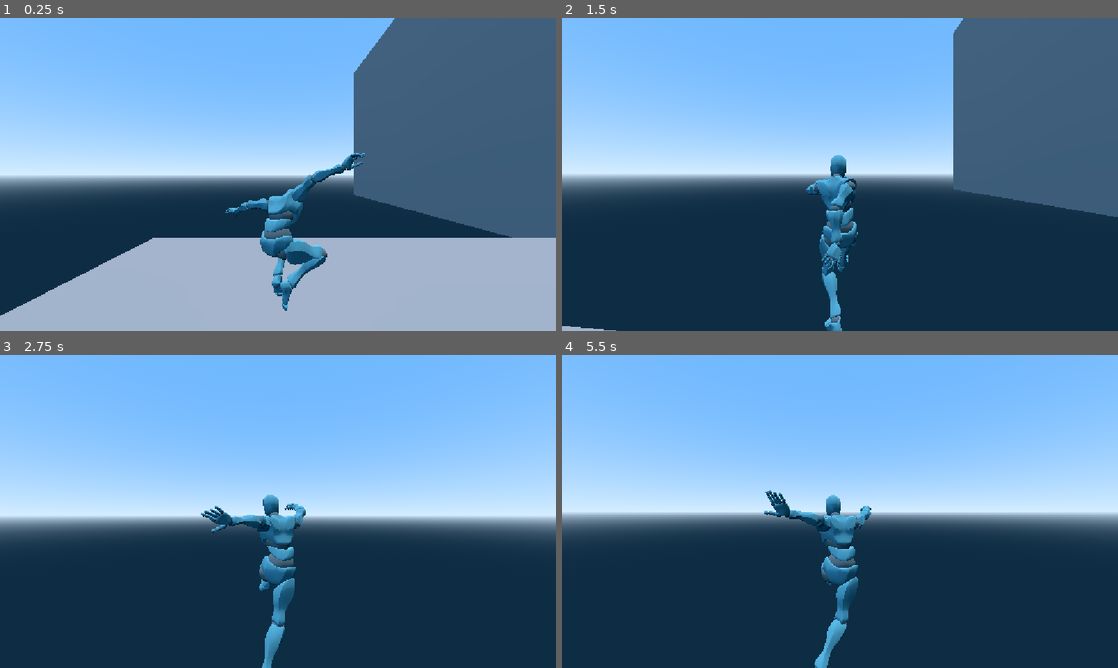
Above: before the commit, frames 1-4 (two rows, left to right).
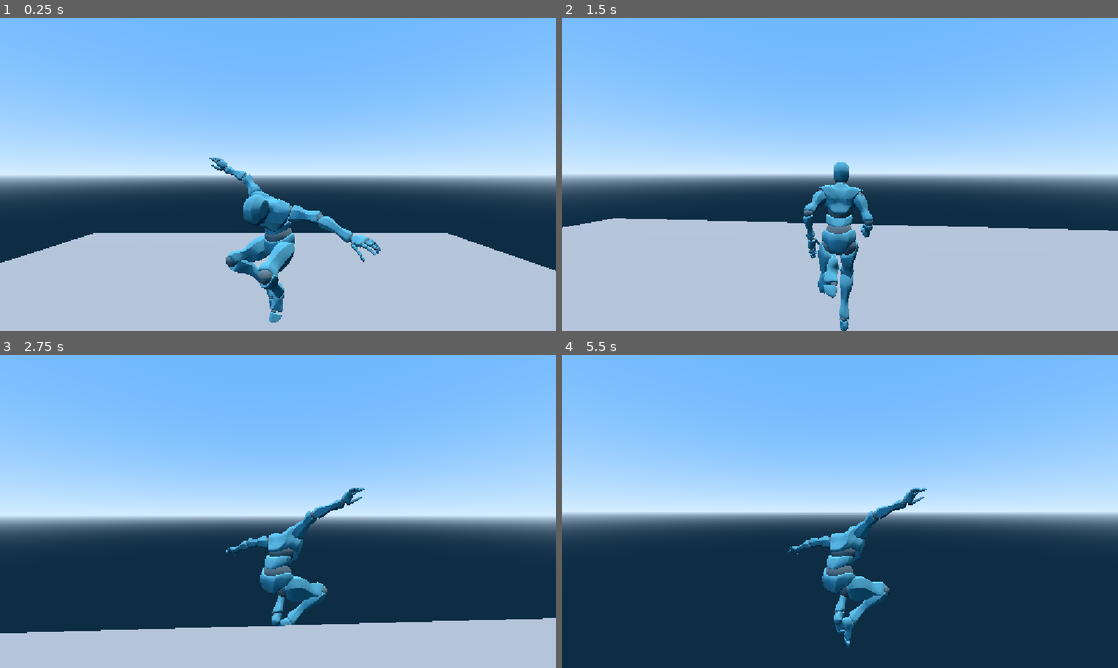
Above: after the commit, the same moments.

Repository: Calipur-Neeson/Tico_Project
Game: Godot game, scene res://Scenes/RoomDesign/RoomBlockout.tscn
Same seed, same stepped clock (60 frames per second), same inputs: the game is played once before the commit and once after it. This scene is started directly instead of the project's main scene.
Inputs (mouse positions are in pixels of both pictures, inside the frame that each line leads up to):
- Up to frame 1 (0.25 s): no input
- Up to frame 2 (1.5 s): tap Enter at 0.5 s; move the mouse to (867, 174) at 0.52 s; hold Right mouse button (Aim) 0.53-1.28 s; hold W (Move_Forward) from 0.53 s (still down); click (867, 174) at 0.67 s; tap Space (Jump) at 0.77 s; move the mouse to (812, 174) at 1.27 s; tap Ctrl (Crouch) at 1.35 s
- Up to frame 3 (2.75 s): keep holding W (Move_Forward); tap Space (Jump) at 1.52 s; move the mouse to (289, 505) at 2.02 s; tap E (Interact) at 2.1 s
- Up to frame 4 (5.5 s): keep holding W (Move_Forward); move the mouse to (834, 517) at 2.77 s; click (834, 517) at 2.85 s; tap Space (Jump) at 3.02, 3.77, 4.52 s; move the mouse to (878, 514) at 3.52 s; hold Right mouse button (Aim) 3.53-4.28 s; move the mouse to (795, 508) at 4.27 s; tap Ctrl (Crouch) at 4.35 s; move the mouse to (845, 511) at 5.02 s; tap E (Interact) at 5.1 s; click (845, 511) at 5.17 s

The runs differ from the first frame. In frame 1, 31% of the frame differs, in the area x 0-100%, y 0-98%; in frame 2, 52%, in the area x 0-100%, y 0-100%; in frame 3, 17%; in frame 4, 3.6%.

Commit message:
Update RoomBlockout.tscn

Diff:
--- a/Scenes/RoomDesign/RoomBlockout.tscn
+++ b/Scenes/RoomDesign/RoomBlockout.tscn
@@ -19,90 +19,145 @@
 [node name="RoomBlockout" type="Node3D" unique_id=8699618]
 
 [node name="CharacterBody3D" parent="." unique_id=1445218770 instance=ExtResource("1_57ebb")]
-transform = Transform3D(1, 0, 0, 0, 1, 0, 0, 0, 1, -44.994263, -5.428501, -0.15684891)
+transform = Transform3D(-0.99999994, 0, -8.742277e-08, 0, 1, 0, 8.742277e-08, 0, -0.99999994, 0.42491913, 2.5416737, -39.708405)
 
-[node name="Basic blockout" type="Node" parent="." unique_id=1304243684]
+[node name="BasicBlockout" type="Node3D" parent="." unique_id=838870089]
 
-[node name="Walls" type="Node" parent="Basic blockout" unique_id=213795963]
+[node name="Walls" type="Node3D" parent="BasicBlockout" unique_id=667012150]
 
-[node name="Wallx-" type="CSGBox3D" parent="Basic blockout/Walls" unique_id=550521616]
+[node name="Wallx-" type="CSGBox3D" parent="BasicBlockout/Walls" unique_id=550521616]
 physics_interpolation_mode = 1
-transform = Transform3D(1, 0, 0, 0, 1, 0, 0, 0, 1, -34.5, 3.769226, 0)
+transform = Transform3D(1, 0, 0, 0, 1, 0, 0, 0, 1, -34.5, 7.9746094, 5.059143)
 use_collision = true
-size = Vector3(1, 8.5, 50)
+size = Vector3(1, 16, 60)
 
-[node name="Wallx-2" type="CSGBox3D" parent="Basic blockout/Walls" unique_id=299244331]
+[node name="Wallx-2" type="CSGBox3D" parent="BasicBlockout/Walls" unique_id=299244331]
 physics_interpolation_mode = 1
-transform = Transform3D(1, 0, 0, 0, 1, 0, 0, 0, 1, -34.5, 0, -14.348328)
+transform = Transform3D(-4.371139e-08, 0, 1, 0, 1, 0, -1, 0, -4.371139e-08, 20, 4, -24.5)
 use_collision = true
-size = Vector3(1, 16, 21.303345)
+size = Vector3(1, 8, 30)
 
-[node name="Wallx-3" type="CSGBox3D" parent="Basic blockout/Walls" unique_id=104752608]
+[node name="Wallx-3" type="CSGBox3D" parent="BasicBlockout/Walls" unique_id=104752608]
 physics_interpolation_mode = 1
-transform = Transform3D(1, 0, 0, 0, 1, 0, 0, 0, 1, -34.5, 0, 14.2751045)
+transform = Transform3D(-4.371139e-08, 0, 1, 0, 1, 0, -1, 0, -4.371139e-08, -20, 4, -24.5)
 use_collision = true
-size = Vector3(1, 16, 21.38208)
+size = Vector3(1, 8, 30)
 
-[node name="Floor" type="CSGBox3D" parent="Basic blockout/Walls" unique_id=524866149]
+[node name="EntranceFloor" type="CSGBox3D" parent="BasicBlockout/Walls" unique_id=1000805947]
 physics_interpolation_mode = 1
-transform = Transform3D(1, 0, 0, 0, 1, 0, 0, 0, 1, 0, -7.5, 0)
+transform = Transform3D(-4.371139e-08, 0, 1, 0, 1, 0, -1, 0, -4.371139e-08, 0.09747293, -0.5, -35.9682)
 use_collision = true
-size = Vector3(70, 1, 50)
+size = Vector3(22, 1, 16)
 
-[node name="EntranceFloor" type="CSGBox3D" parent="Basic blockout/Walls" unique_id=1000805947]
+[node name="Wallx+" type="CSGBox3D" parent="BasicBlockout/Walls" unique_id=356679936]
 physics_interpolation_mode = 1
-transform = Transform3D(0.18967682, 0, 0, 0, 1, 0, 0, 0, 0.14403422, -41.66766, -7.5, 0)
+transform = Transform3D(1, 0, 0, 0, 1, 0, 0, 0, 1, 34.5, 8, 5)
 use_collision = true
-size = Vector3(70, 1, 50)
+size = Vector3(1, 16, 60)
 
-[node name="Wallx+" type="CSGBox3D" parent="Basic blockout/Walls" unique_id=356679936]
+[node name="Wallz-" type="CSGBox3D" parent="BasicBlockout/Walls" unique_id=805275964]
 physics_interpolation_mode = 1
-transform = Transform3D(1, 0, 0, 0, 1, 0, 0, 0, 1, 34.5, 0, 0)
+transform = Transform3D(1, 0, 0, 0, 1, 0, 0, 0, 1, 0, 12, -24.5)
 use_collision = true
-size = Vector3(1, 16, 50)
+size = Vector3(70, 8, 1)
 
-[node name="Wallz-" type="CSGBox3D" parent="Basic blockout/Walls" unique_id=805275964]
+[node name="Wallz+" type="CSGBox3D" parent="BasicBlockout/Walls" unique_id=767060474]
 physics_interpolation_mode = 1
-transform = Transform3D(1, 0, 0, 0, 1, 0, 0, 0, 1, 0, 0, -24.5)
+transform = Transform3D(1, 0, 0, 0, 1, 0, 0, 0, 1, 0, 8, 34.5)
 use_collision = true
 size = Vector3(70, 16, 1)
 
-[node name="Wallz+" type="CSGBox3D" parent="Basic blockout/Walls" unique_id=767060474]
+[node name="Gate" type="Node3D" parent="BasicBlockout/Walls" unique_id=496095221]
+transform = Transform3D(-4.371139e-08, 0, 1, 0, 1, 0, -1, 0, -4.371139e-08, 0, 0, -27.039528)
+
+[node name="CSGBox3D" type="CSGBox3D" parent="BasicBlockout/Walls/Gate" unique_id=1088308318]
+transform = Transform3D(0.458703, 0, -0.8885896, 0, 1, 0, 0.8885896, 0, 0.458703, 0.75087357, 4, -6.2038565)
+use_collision = true
+size = Vector3(0.443, 8, 6)
+
+[node name="CSGBox3D2" type="CSGBox3D" parent="BasicBlockout/Walls/Gate" unique_id=2080061161]
+transform = Transform3D(0.3709729, 0, 0.9286437, 0, 1, 0, -0.9286437, 0, 0.3709729, 0.8937473, 4, 5.8442755)
+use_collision = true
+size = Vector3(0.443, 8, 6)
+
+[node name="FirstFloor" type="Node3D" parent="BasicBlockout" unique_id=69473793]
+
+[node name="FFFloor" type="CSGBox3D" parent="BasicBlockout/FirstFloor" unique_id=524866149]
 physics_interpolation_mode = 1
-transform = Transform3D(1, 0, 0, 0, 1, 0, 0, 0, 1, 0, 0, 24.5)
+transform = Transform3D(1, 0, 0, 0, 1, 0, 0, 0, 1, 0, -0.5, 5)
 use_collision = true
-size = Vector3(70, 16, 1)
+size = Vector3(70, 1, 60)
 
-[node name="Gate" type="Node" parent="Basic blockout/Walls" unique_id=1017579909]
+[node name="FFWall2" type="CSGBox3D" parent="BasicBlockout/FirstFloor" unique_id=1522923860]
+transform = Transform3D(0.91151935, 0, 0.41125715, 0, 1, 0, -0.41125715, 0, 0.91151935, 18.790745, 0.92871284, -16.826132)
+use_collision = true
+size = Vector3(1, 1.8574219, 17.132813)
 
-[node name="CSGBox3D" type="CSGBox3D" parent="Basic blockout/Walls/Gate" unique_id=1088308318]
-transform = Transform3D(0.45870304, 0, -0.8885896, 0, 6.604994, 0, 0.8885896, 0, 0.45870304, -36.716675, -3.8038468, -2.4205477)
-size = Vector3(0.44335938, 1, 4.4871826)
+[node name="FFWall" type="CSGBox3D" parent="BasicBlockout/FirstFloor" unique_id=258635744]
+transform = Transform3D(1, 0, 0, 0, 1, 0, 0, 0, 1, -10, 3, -10)
+use_collision = true
+size = Vector3(1, 6, 30)
 
-[node name="CSGBox3D2" type="CSGBox3D" parent="Basic blockout/Walls/Gate" unique_id=2080061161]
-transform = Transform3D(0.37097284, 0, 0.9286436, 0, 6.6049924, 0, -0.9286436, 0, 0.37097284, -36.570694, -3.8038468, 2.6497214)
-size = Vector3(0.44335938, 1, 4.218994)
+[node name="FFWall3" type="CSGBox3D" parent="BasicBlockout/FirstFloor" unique_id=164497235]
+transform = Transform3D(-4.3711385e-08, 0, 0.99999994, 0, 1, 0, -0.99999994, 0, -4.3711385e-08, -20, 3, 18)
+use_collision = true
+size = Vector3(1, 6, 30)
 
-[node name="FirstFloor" type="Node" parent="Basic blockout" unique_id=701574521]
+[node name="FFWall4" type="CSGBox3D" parent="BasicBlockout/FirstFloor" unique_id=450401541]
+transform = Transform3D(0.6235945, 0, 0.7817477, 0, 1, 0, -0.7817477, 0, 0.6235945, -29.26191, 3, -13.286886)
+use_collision = true
+size = Vector3(1, 6, 13.649414)
 
-[node name="CSGBox3D" type="CSGBox3D" parent="Basic blockout/FirstFloor" unique_id=258635744]
-transform = Transform3D(1, 0, 0, 0, 1, 0, 0, 0, 1, -27.57471, -6.4284534, -15.627431)
+[node name="FFBlock" type="CSGBox3D" parent="BasicBlockout/FirstFloor" unique_id=206464120]
+transform = Transform3D(1, 0, 0, 0, 1, 0, 0, 0, 1, 31.003445, 4.6753244, 6.834127)
 use_collision = true
+size = Vector3(2, 9.554871, 2)
 
-[node name="SecondFloor" type="Node" parent="Basic blockout" unique_id=1954974636]
+[node name="FFBlock2" type="CSGBox3D" parent="BasicBlockout/FirstFloor" unique_id=1581109019]
+transform = Transform3D(1, 0, 0, 0, 1, 0, 0, 0, 1, 32.487915, 2.935626, 0.050298452)
+use_collision = true
+size = Vector3(2, 7.727043, 2)
 
-[node name="CSGBox3D" type="CSGBox3D" parent="Basic blockout/SecondFloor" unique_id=1959064075]
-transform = Transform3D(1, 0, 0, 0, 1, 0, 0, 0, 1, 0.119, -2, 12.869)
-size = Vector3(67.697, 0.4, 21.979736)
+[node name="CSGBox3D" type="CSGBox3D" parent="BasicBlockout/FirstFloor" unique_id=1218875080]
+transform = Transform3D(1, 0, 0, 0, 1, 0, 0, 0, 1, 34, 7.625868, 4.0837617)
+use_collision = true
+size = Vector3(1, 0.2, 3.7597382)
 
-[node name="ThirdFloor" type="Node" parent="Basic blockout" unique_id=1215191422]
+[node name="FFBlock3" type="CSGBox3D" parent="BasicBlockout/FirstFloor" unique_id=228100197]
+transform = Transform3D(1, 0, 0, 0, 1, 0, 0, 0, 1, 29.044245, 2.1721745, 2.8227081)
+use_collision = true
+size = Vector3(2, 6.249325, 2)
 
-[node name="CSGBox3D" type="CSGBox3D" parent="Basic blockout/ThirdFloor" unique_id=500871963]
-transform = Transform3D(1, 0, 0, 0, 1, 0, 0, 0, 1, 0.119, 2, -11.926)
-size = Vector3(67.697, 0.4, 21.979736)
+[node name="FFBlock4" type="CSGBox3D" parent="BasicBlockout/FirstFloor" unique_id=1802780611]
+transform = Transform3D(1, 0, 0, 0, 1, 0, 0, 0, 1, 32.677483, 1.2930098, 3.1310377)
+use_collision = true
+size = Vector3(2, 4.4909954, 2)
+
+[node name="FFBlock5" type="CSGBox3D" parent="BasicBlockout/FirstFloor" unique_id=1552912684]
+transform = Transform3D(1, 0, 0, 0, 1, 0, 0, 0, 1, 33.275738, 1.135236, 5.9682794)
+use_collision = true
+size = Vector3(2, 3.16468, 2)
+
+[node name="FFBlock6" type="CSGBox3D" parent="BasicBlockout/FirstFloor" unique_id=1642889577]
+transform = Transform3D(1, 0, 0, 0, 1, 0, 0, 0, 1, 33.275738, 0.63563097, 8.722264)
+use_collision = true
+size = Vector3(2, 2.16547, 2)
+
+[node name="SecondFloor" type="Node3D" parent="BasicBlockout" unique_id=1489948982]
+
+[node name="CSGBox3D" type="CSGBox3D" parent="BasicBlockout/SecondFloor" unique_id=1959064075]
+transform = Transform3D(1, 0, 0, 0, 1, 0, 0, 0, 1, 0, 6.5, 22.058838)
+size = Vector3(68, 0.4, 23.882324)
+
+[node name="ThirdFloor" type="Node3D" parent="BasicBlockout" unique_id=1843291539]
+
+[node name="CSGBox3D" type="CSGBox3D" parent="BasicBlockout/ThirdFloor" unique_id=500871963]
+transform = Transform3D(1, 0, 0, 0, 1, 0, 0, 0, 1, 0, 11.5, -13.402283)
+size = Vector3(67.97545, 0.4, 21.17517)
 
 [node name="DirectionalLight3D" type="DirectionalLight3D" parent="." unique_id=1204733722]
-transform = Transform3D(1, 0, 0, 0, -0.13476658, 0.9908774, 0, -0.9908774, -0.13476658, 0, 20.589249, 0)
+transform = Transform3D(1, 0, 0, 0, -0.13476658, 0.9908774, 0, -0.9908774, -0.13476658, 0, 28.37633, 0)
+light_energy = 1.317
 
 [node name="WorldEnvironment" type="WorldEnvironment" parent="." unique_id=1824941264]
 environment = SubResource("Environment_mweve")
